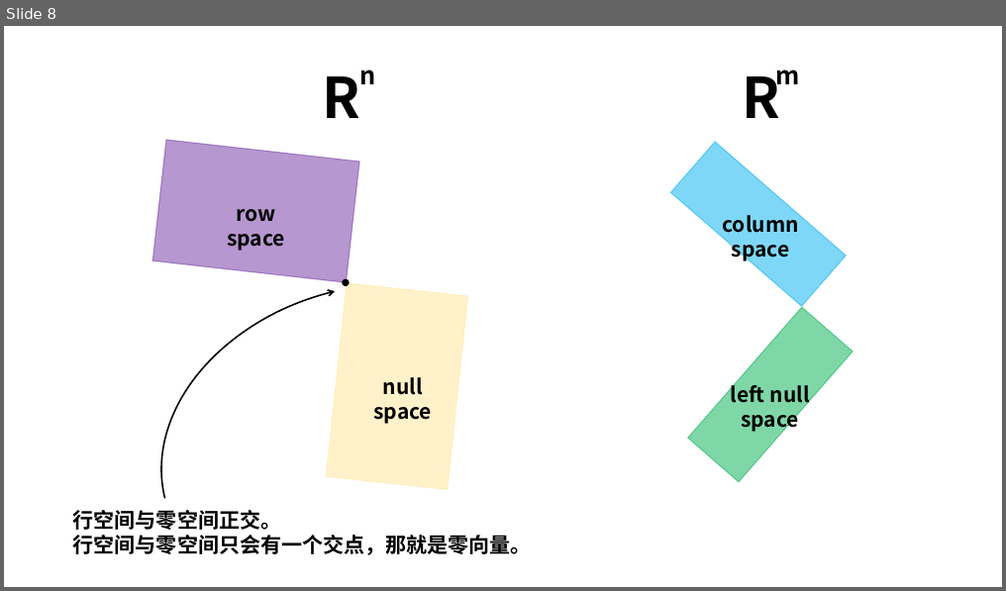
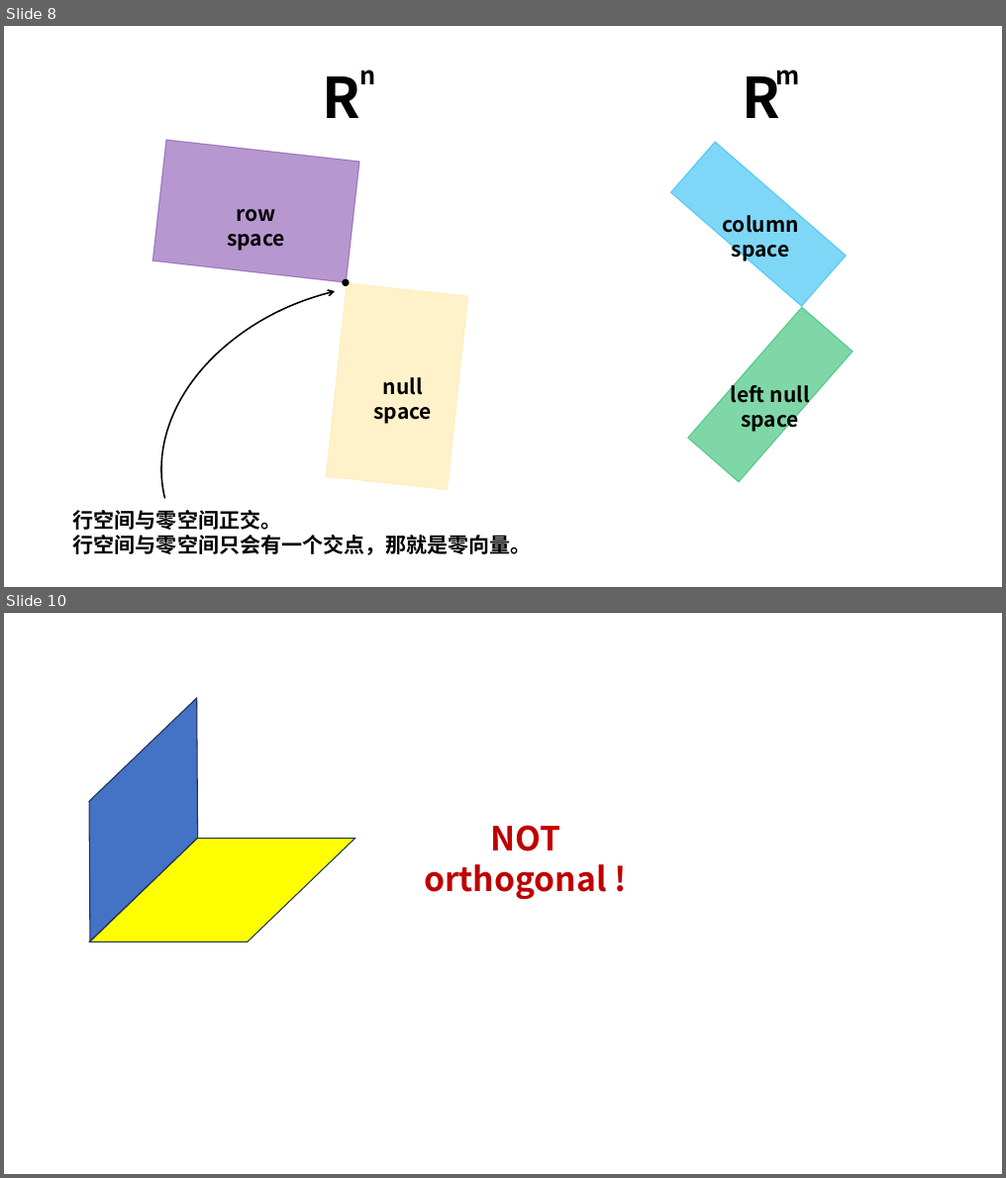
Before and after one commit to AnhaoROMA/LinearAlgebra-MIT, a slide deck: notes/campus.pptx. Shown one above the other, each under a label of ours: slide 8 before the commit, slides 8 and 10 after it; the slides between them are not shown. The pictures are 1006x591 and 1006x1178 pixels, drawn with LibreOffice and Linux fonts; fonts in the diff are those of the drawing. Boxes give left, top, right and bottom in pixels: in the first picture for what was removed or moved away, otherwise in the second. Text is boxed around its words. In the diff, an @@ line names an element or a change of style, - is before the commit and + after.

```diff
--- a/notes/campus.pptx
+++ b/notes/campus.pptx
@@ slide 10 added at bbox=[4, 613, 1002, 1174], background #FFFFFF @@
@@ parallelogram added at bbox=[20, 698, 267, 942], fill #4472C4, outline #1E3256 1 pt @@
@@ parallelogram added at bbox=[89, 839, 355, 943], fill #FFFF00, outline #1E3256 1 pt @@
@@ text added at bbox=[424, 825, 607, 899], 32 pt, text #C00000, bold @@
+NOT orthogonal !
```
Also in this commit, not shown: 1 other slide added, 9 other files.
